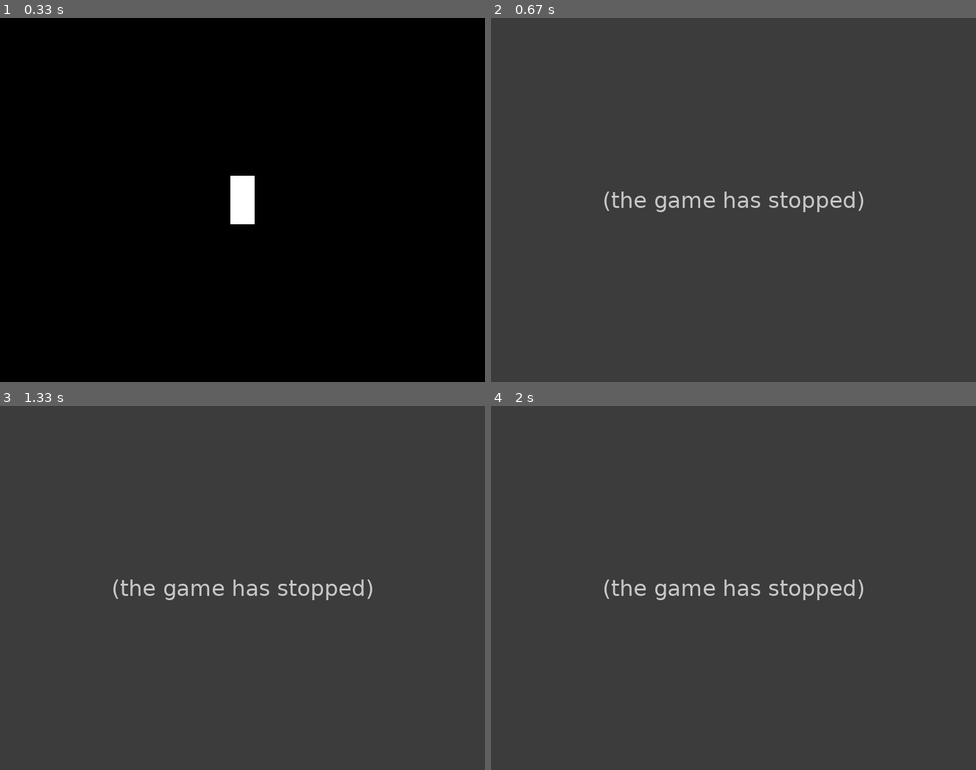
Above: before the commit, frames 1-4 (two rows, left to right).
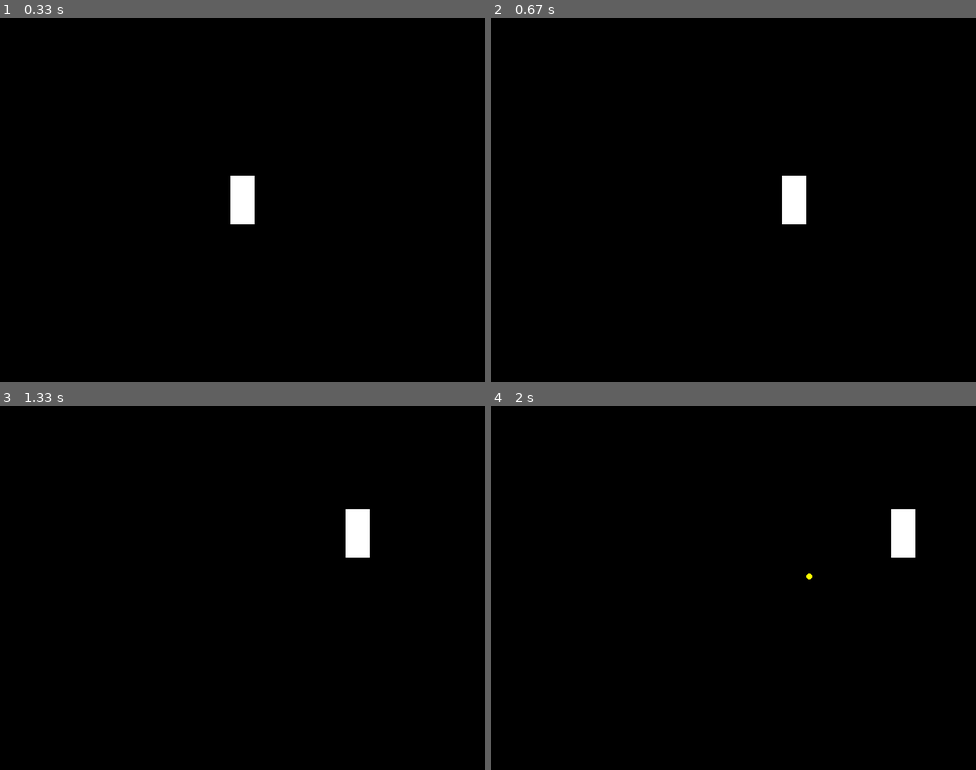
Above: after the commit, the same moments.

Repository: Alessio-Falcini/Progetto_Gioco_Pygame
Game: pygame game, started from Lezione_5/lezione_5.py
Same seed, same stepped clock (60 frames per second), same inputs: the game is played once before the commit and once after it.
Inputs (mouse positions are in pixels of both pictures, inside the frame that each line leads up to):
- Up to frame 1 (0.33 s): no input
- Up to frame 2 (0.67 s): hold D from 0.33 s (still down)
- Up to frame 3 (1.33 s): release D at 0.8 s; hold W 0.83-1.13 s; hold D from 1.17 s (still down)
- Up to frame 4 (2 s): release D at 1.63 s; click (733, 609) at 1.72 s

Frame 1 is identical in both runs. In frame 2, 100% of the frame differs, in the area x 0-100%, y 0-100%; in frame 3, 100%; in frame 4, 100%.
Error before the commit: NameError: name 'velocità_personaggio' is not defined (lezione_5.py line 79); the game stopped at 0.33 s (later frames are placeholders)

Commit message:
Fix variable name and collision detection logic

Diff:
--- a/Lezione_5/lezione_5.py
+++ b/Lezione_5/lezione_5.py
@@ -1,5 +1,3 @@
-# Autori: Alessio Falcini, Leonardo Occhirossi, Vittorio Cambiotti
-# Lezione 5: Collisioni tra proiettili e nemici
 import pygame
 import random
 import math
@@ -76,7 +74,7 @@
    if tasti[pygame.K_w]: personaggio.y -= velocita_personaggio
    if tasti[pygame.K_s]: personaggio.y += velocita_personaggio
    if tasti[pygame.K_a]: personaggio.x -= velocita_personaggio
-   if tasti[pygame.K_d]: personaggio.x += velocità_personaggio
+   if tasti[pygame.K_d]: personaggio.x += velocita_personaggio
    personaggio.x = max(0, min(personaggio.x, LARGHEZZA_SCHERMO - LARGHEZZA_PERSONAGGIO))
    personaggio.y = max(0, min(personaggio.y, ALTEZZA_SCHERMO - ALTEZZA_PERSONAGGIO))
    # Spawn nemici
@@ -101,7 +99,7 @@
    for nemico in nemici:
        for p in proiettili:
            battaglia_rect = pygame.Rect(p[0]-DIM_PROIETTILE//2, p[1]-DIM_PROIETTILE//2, DIM_PROIETTILE, DIM_PROIETTILE)
-           if nemico.colliderect(proiettile_rect):
+           if nemico.colliderect(battaglia_rect):
                nemici_da_rimuovere.append(nemico)
                proiettili_da_rimuovere.append(p)
    for nemico in nemici_da_rimuovere:
